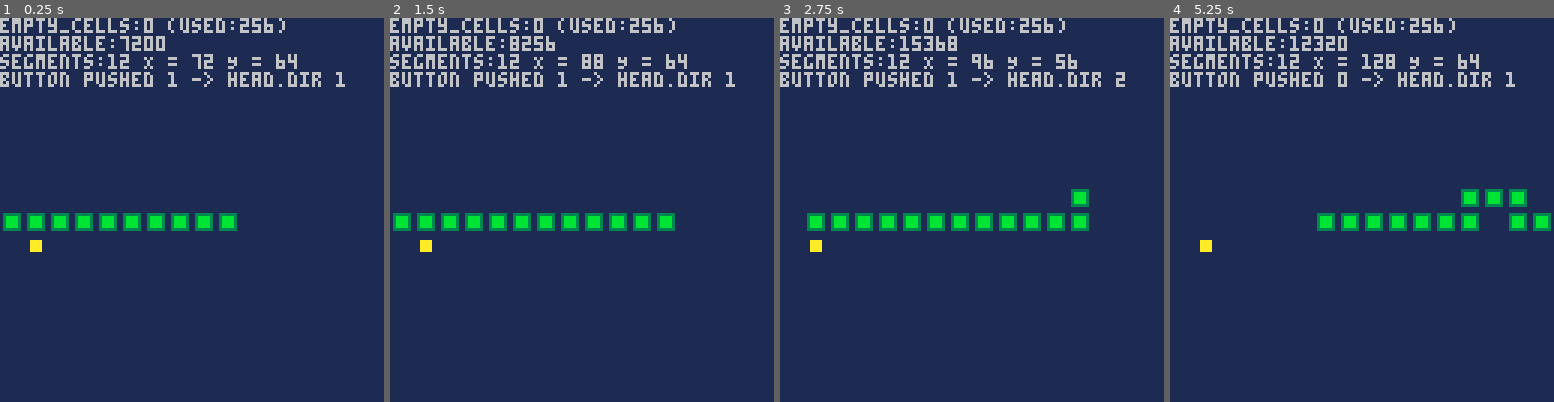
Above: before the commit, frames 1-4 (left to right).
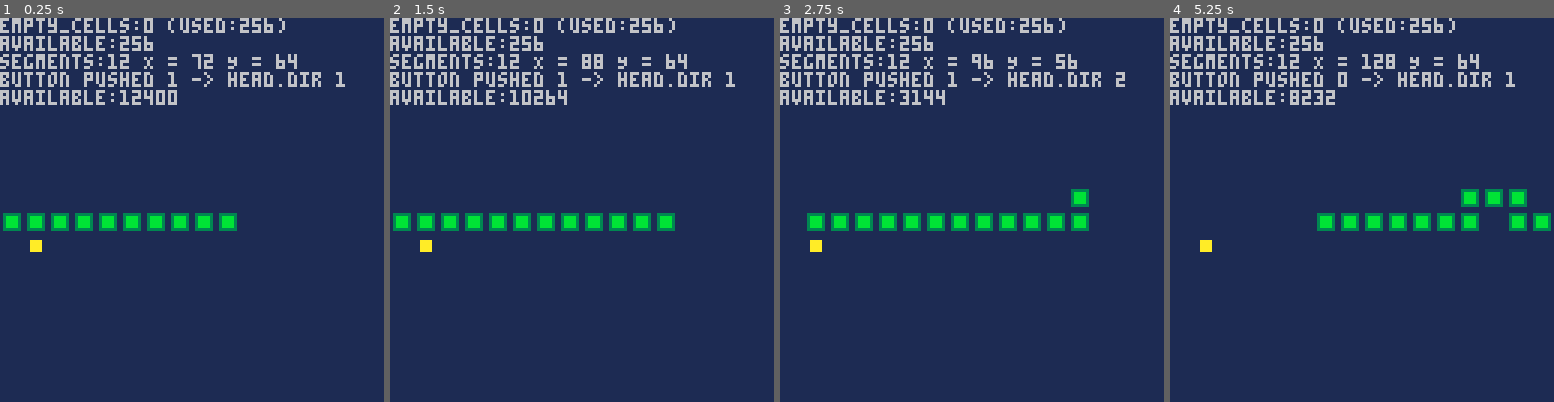
Above: after the commit, the same moments.

Repository: kakardo/Pico-8
Game: PICO-8 cartridge snake.p8
Same seed, same stepped clock (60 frames per second), same inputs: the game is played once before the commit and once after it.
Inputs:
- Up to frame 1 (0.25 s): no input
- Up to frame 2 (1.5 s): tap X (X key) at 0.33, 1.07 s; tap O (Z key) at 0.7 s
- Up to frame 3 (2.75 s): hold Right 1.6-2.1 s; tap O (Z key) at 1.7, 2.1, 2.5 s; tap X (X key) at 1.85 s; hold Up 2.15-2.42 s; hold Right from 2.47 s (still down)
- Up to frame 4 (5.25 s): tap O (Z key) every 0.4 s from 2.9 to 4.9 s; tap X (X key) at 2.97, 4.08, 5.2 s; release Right at 3.03 s; hold Left 3.08-3.58 s; hold Down 3.63-3.97 s; hold Right 4.02-4.68 s; hold Up 4.73-5.03 s; hold Left from 5.08 s (still down)

The runs differ from the first frame. In frame 1, 1.0% of the frame differs, in the area x 0-47%, y 4-23%; in frame 2, 1.0%; in frame 3, 1.0%; in frame 4, 1.1%.

Commit message:
Test prints in "cells.lua" init functions show that the loop is wrong

Diff:
--- a/cells.lua
+++ b/cells.lua
@@ -14,6 +14,7 @@
 	for y = 0, max_position-1, scale do
 		for x = 0, max_position-1, scale do
 			table[convert_coordinate_to_index(x, y)] = false
+			--printh("X:"..x.." Y:"..y.." Key:"..convert_coordinate_to_index(x, y))
 		end
 	end
 
@@ -25,7 +26,8 @@
 
 	for y = 0, max_position-1, scale do
 		for x = 0, max_position-1, scale do
-			add(table, convert_coordinate_to_index(x, y))
+			test = add(table, convert_coordinate_to_index(x, y))
+			--printh("X:"..x.." Y:"..y.." Key:"..test)
 		end
 	end
 
--- a/main.lua
+++ b/main.lua
@@ -113,12 +113,13 @@
 		used_cells = 256 - count(empty_cells)
 		print("empty_cells:"..count(empty_cells)..
 			  " (used:"..used_cells..")")
-		print("available:"..available_cells[ceil(rnd(#available_cells))])
+		print("available:"..#available_cells)
 		print("segments:"..body.segments..
 			  ' X = '..head.x..' Y = '..head.y)
 		print("button pushed "..button_pushed.." -> head.dir "..head.dir)
 
 		--print("AV-CELLS:"..available_cells[ceil(#available_cells)])
+		print("available:"..available_cells[flr(rnd(#available_cells))])
 
 	end
 end
